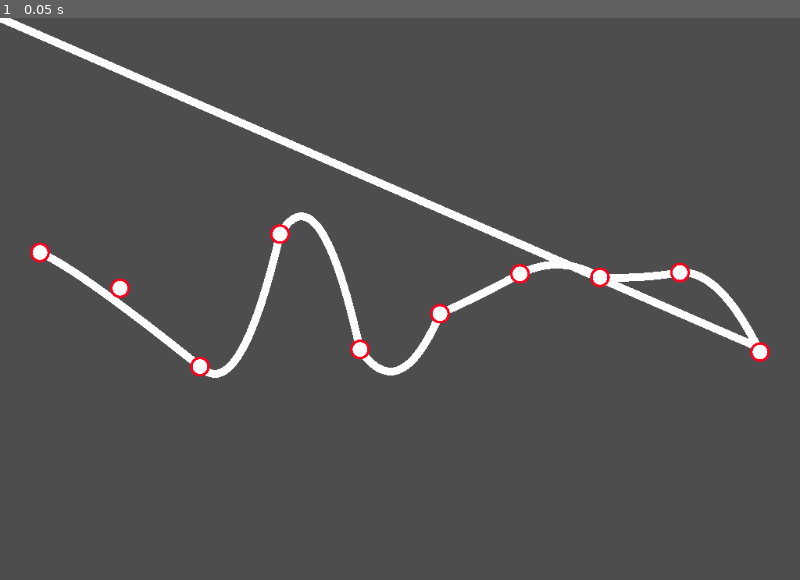
Above: before the commit, frame 1.
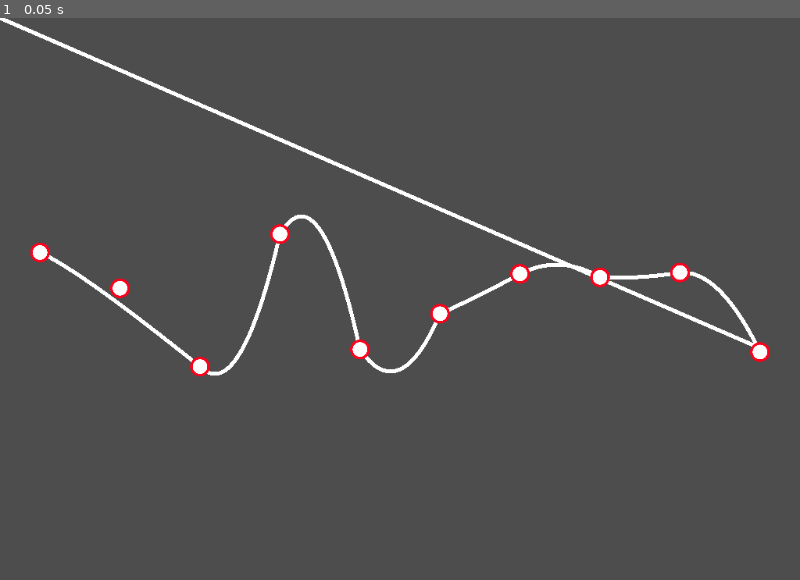
Above: after the commit, the same moment.

Repository: rapfamily4/B-spline-editor
Game: Godot game, scene res://scenes/workbench/workbench.tscn
Same seed, same stepped clock (60 frames per second), same inputs: the game is played once before the commit and once after it.
Inputs:
- Up to frame 1 (0.05 s): no input

The runs differ from the first frame. In frame 1, 1.9% of the frame differs, in the area x 0-95%, y 0-65%.

Commit message:
Control points are now movable.

Diff:
--- a/scenes/control_point/control_point.tscn
+++ b/scenes/control_point/control_point.tscn
@@ -1,11 +1,13 @@
-[gd_scene load_steps=3 format=3 uid="uid://bxa3il3n3mmgh"]
+[gd_scene load_steps=4 format=3 uid="uid://bxa3il3n3mmgh"]
 
 [ext_resource type="Texture2D" uid="uid://ckie8omhy4fh0" path="res://scenes/control_point/control_point_marker.png" id="1_cqwun"]
+[ext_resource type="Script" path="res://scenes/control_point/draggable.gd" id="1_lninv"]
 
 [sub_resource type="CircleShape2D" id="CircleShape2D_4mv5g"]
 radius = 13.0
 
 [node name="ControlPoint" type="Marker2D"]
+script = ExtResource("1_lninv")
 
 [node name="Sprite2D" type="Sprite2D" parent="."]
 scale = Vector2(0.2, 0.2)
@@ -15,3 +17,5 @@
 
 [node name="CollisionShape2D" type="CollisionShape2D" parent="Area2D"]
 shape = SubResource("CircleShape2D_4mv5g")
+
+[connection signal="input_event" from="Area2D" to="." method="_input_event"]
--- /dev/null
+++ b/scenes/control_point/draggable.gd
@@ -0,0 +1,17 @@
+extends Marker2D
+class_name Draggable
+
+signal control_point_moved
+
+var lifted: bool = false
+
+func _unhandled_input(event):
+	if event is InputEventMouseButton and not event.pressed:
+		lifted = false
+	if lifted and event is InputEventMouseMotion:
+		control_point_moved.emit()
+		position += event.relative
+
+func _input_event(_viewport, event, _shape_idx):
+	if event is InputEventMouseButton and event.pressed:
+		lifted = true
--- a/scenes/spline/spline.gd
+++ b/scenes/spline/spline.gd
@@ -8,6 +8,10 @@
 @onready var control_points_tree: Node2D = $ControlPoints
 @onready var control_point_scene: PackedScene = preload("res://scenes/control_point/control_point.tscn")
 
+var spline_resolution: int = 256:
+	set(value):
+		spline_resolution = value
+		update_curve(value)
 var knots: Array[float] # It must be normalized in the interval [0, 1].
 var evaluation_min: float = -INF # a
 var evaluation_max: float = INF # b
@@ -22,7 +26,7 @@
 		add_control_point(Vector2(new_x, new_y))
 
 	generate_knots(true, false)
-	update_curve()
+	update_curve(spline_resolution)
 
 func _process(_delta):
 	pass
@@ -30,6 +34,7 @@
 func add_control_point(point_position: Vector2 = Vector2.ZERO) -> void:
 	var new_point: Marker2D = control_point_scene.instantiate()
 	new_point.position = point_position
+	new_point.control_point_moved.connect(update_curve, spline_resolution)
 	control_points_tree.add_child(new_point)
 
 func generate_knots(clamped: bool = false, averaged_internal_knots: bool = false) -> void:
@@ -56,6 +61,7 @@
 	print("Set evaluation range:\t[" + str(evaluation_min) + ", " + str(evaluation_max) + "]")
 
 func update_curve(resolution: int = 256) -> void:
+	line_renderer.clear_points()
 	for i: int in range(resolution):
 		var evaluation_point: float = lerpf(evaluation_min, evaluation_max, float(i) / float(resolution - 1))
 		line_renderer.add_point(evaluate_curve(evaluation_point))
--- a/scenes/spline/spline.tscn
+++ b/scenes/spline/spline.tscn
@@ -6,5 +6,6 @@
 script = ExtResource("1_fyr6t")
 
 [node name="LineRenderer" type="Line2D" parent="."]
+width = 5.0
 
 [node name="ControlPoints" type="Node2D" parent="."]
